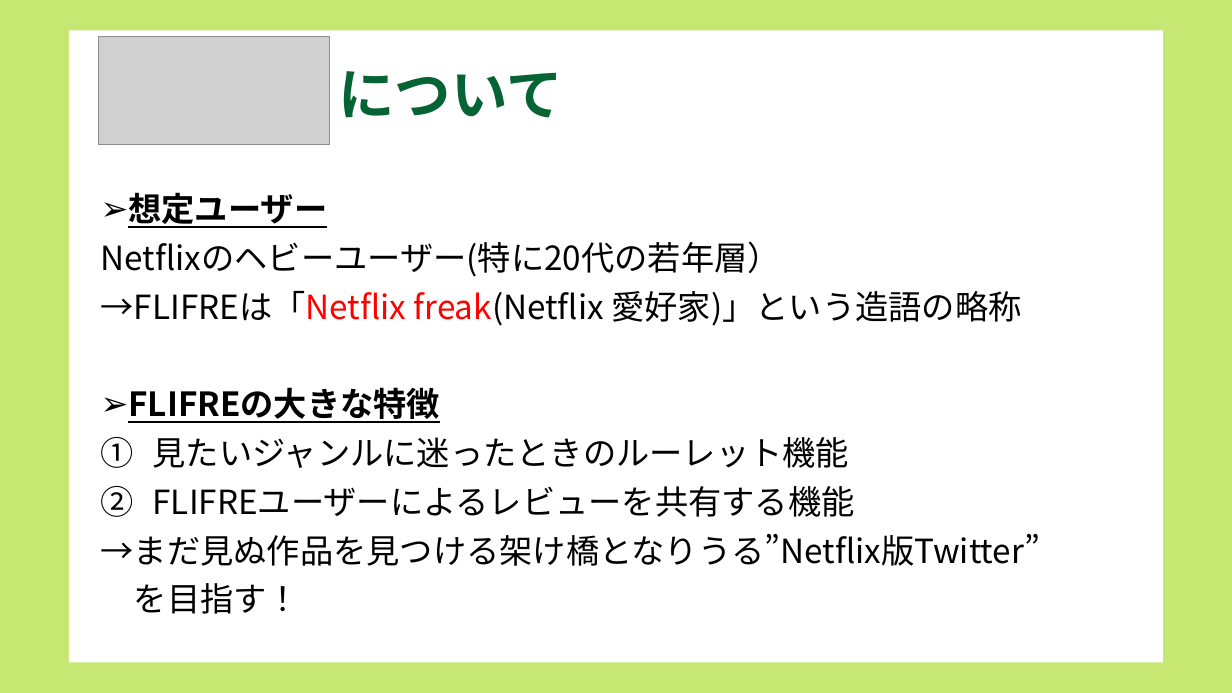
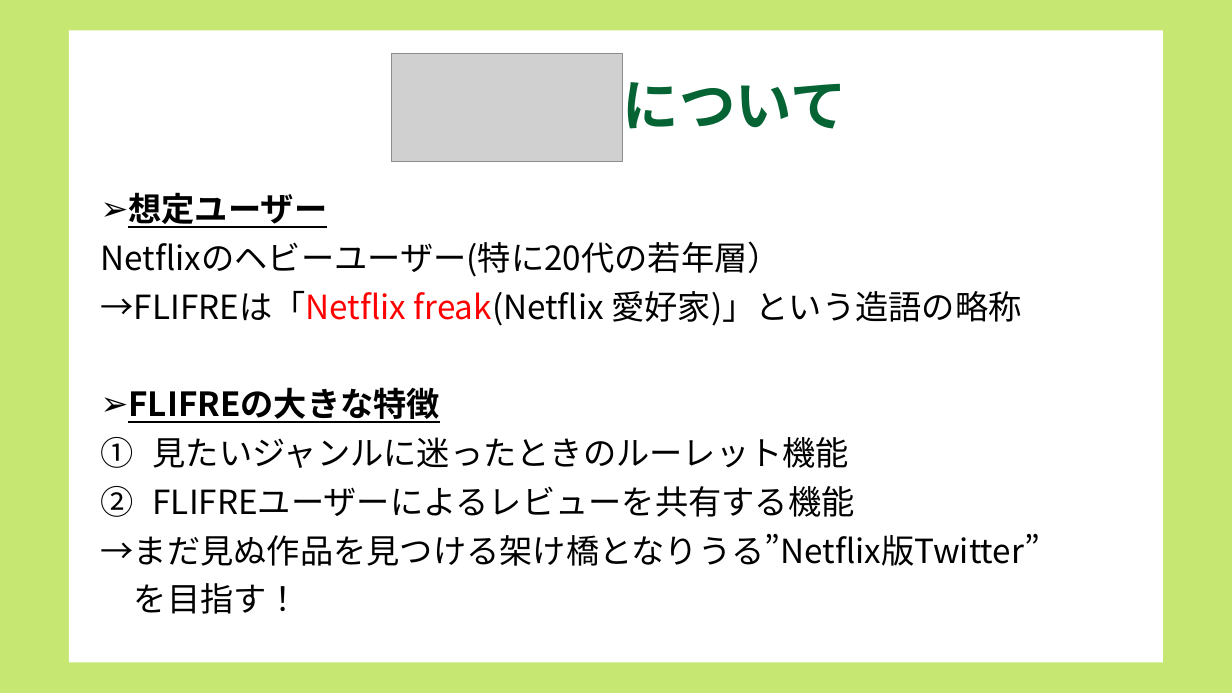
Before and after one commit to dojo2022/B-3, a slide deck: slide 4 of doc/B3炙りえんがわ_成果発表会資料.pptx. Drawn at 1232x693 pixels with LibreOffice and Linux fonts; fonts in the diff are those of the drawing; grey boxes stand for pictures. Boxes give left, top, right and bottom in pixels: in the first picture for what was removed or moved away, otherwise in the second. Text is boxed around its words. In the diff, an @@ line names an element or a change of style, - is before the commit and + after.

```diff
--- a/doc/B3炙りえんがわ_成果発表会資料.pptx
+++ b/doc/B3炙りえんがわ_成果発表会資料.pptx
@@ picture: place and size @@
-picture at <box>98,37,329,145</box>
+picture at <box>392,54,623,162</box>
@@ title "について": place and size @@
-title "について" at <box>338,71,562,118</box>
+title "について" at <box>623,82,847,129</box>
```
Also in this commit, not shown: 11 other slides changed.
